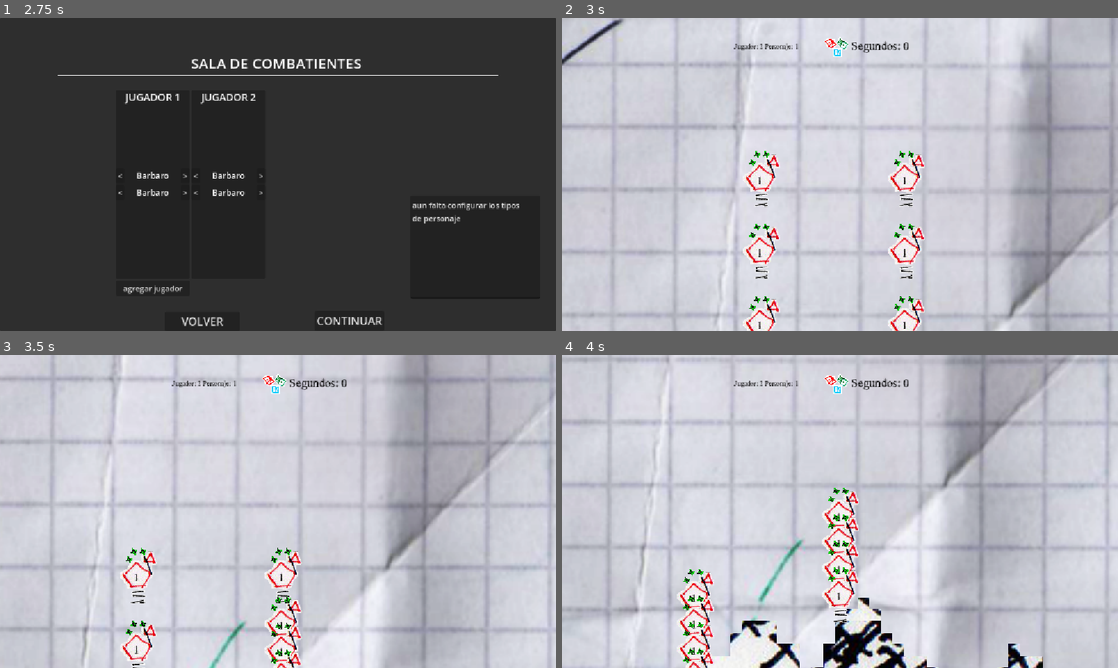
Above: before the commit, frames 1-4 (two rows, left to right).
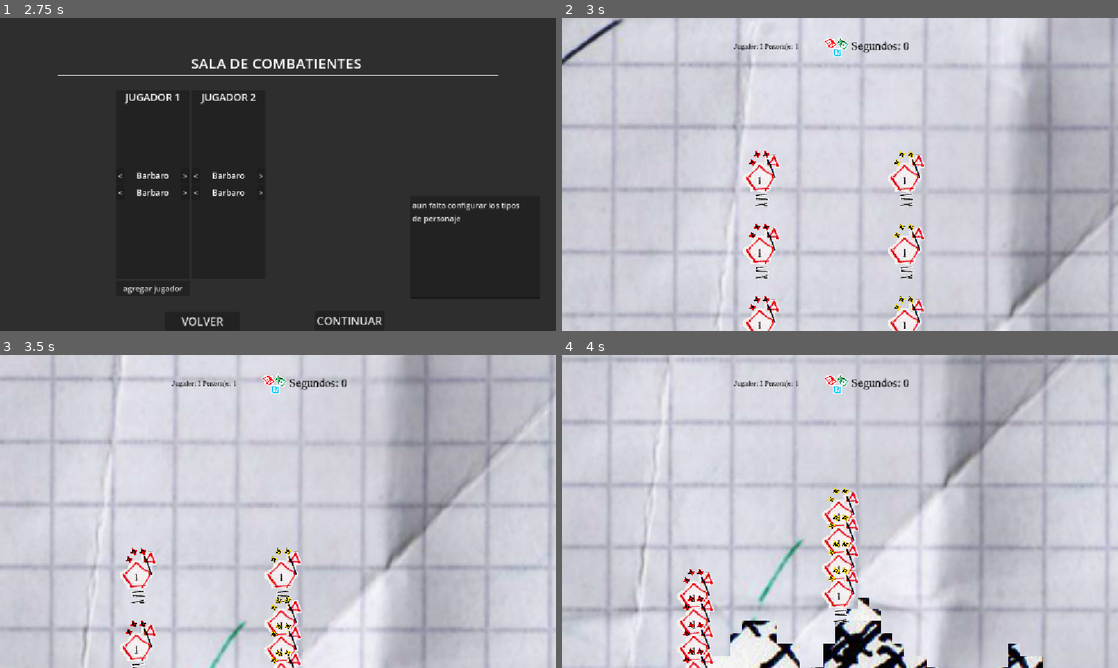
Above: after the commit, the same moments.

Repository: Pablo7776/Motores_Graficos
Game: Godot game, scene res://Escenas/menu_principal.tscn
The game is run twice, just before and just after one commit, with the same random seed, the same clock (stepped at 60 frames per second) and the same inputs. The engine's default icon, where the game draws it, is replaced by a stand-in: a white triangle on a blue panel in a dark square.
Inputs (mouse positions are in pixels of both pictures, inside the frame that each line leads up to):
- Up to frame 1 (2.75 s): click "INICIAR" at 0.5 s; click "VOLVER" at 1.25 s; click "INICIAR" at 2 s
- Up to frame 2 (3 s): click "CONTINUAR" at 2.75 s
- Up to frame 3 (3.5 s): no input
- Up to frame 4 (4 s): move the mouse to (962, 495) at 3.52 s; hold Right (mover_derecha) from 3.53 s (still down); click (962, 495) at 3.6 s; tap Space (saltar) at 3.77 s

Frame 1 is identical in both runs. In frame 2, 0.2% of the frame differs, in the area x 33-64%, y 42-94%; in frame 3, 0.2%; in frame 4, 0.2%, in the area x 21-52%, y 42-99%.

Commit message:
style_variacion_marcadores_de_vida
Ahora los marcadores de vida indican mediante un color distintivo a que jugador pertenece cada personaje.

Diff:
--- a/da-2-zafarrancho/Escenas/Personajes/marcador_de_vida.tscn
+++ b/da-2-zafarrancho/Escenas/Personajes/marcador_de_vida.tscn
@@ -3,7 +3,6 @@
 [ext_resource type="Texture2D" uid="uid://cp6rtth0lb55h" path="res://Recursos/Assets_Visuales/UI/Cursor_apuntar.png" id="1_u8ob3"]
 
 [node name="marcador_de_vida" type="TextureRect" unique_id=526504006]
-modulate = Color(0, 0.7845677, 0, 0.915)
 z_index = 3000
 z_as_relative = false
 offset_left = -9.75
--- a/da-2-zafarrancho/contador_de_vida.gd
+++ b/da-2-zafarrancho/contador_de_vida.gd
@@ -4,12 +4,12 @@
 @onready var personaje= get_parent()
 @onready var health_manager = get_parent().get_node("HealthManager")
 @onready var marcador = preload("res://Escenas/Personajes/marcador_de_vida.tscn")
-
+@onready var jugador:int
+var semilla_color:float = 2
 
 func actualizar_barra():
 	var vida_actual = health_manager.get_health()
 	var radio=25
-
 
 	if vida_actual == 0:
 		return
@@ -22,4 +22,7 @@
 			var marcador_actual=marcador.instantiate()
 			var posicion= -PI + i*angulo
 			marcador_actual.position = Vector2(cos(posicion), sin(posicion)) * radio
+			jugador = personaje.jugador_id
+			semilla_color = fmod(float(jugador) / 7.0, 1.0)
+			marcador_actual.modulate = Color.from_hsv(semilla_color, 1.0, 1.0, 1.0)
 			add_child(marcador_actual)
Not shown: 1 places in da-2-zafarrancho/modulos/personajes/personaje_base.tscn that only renumber resources
